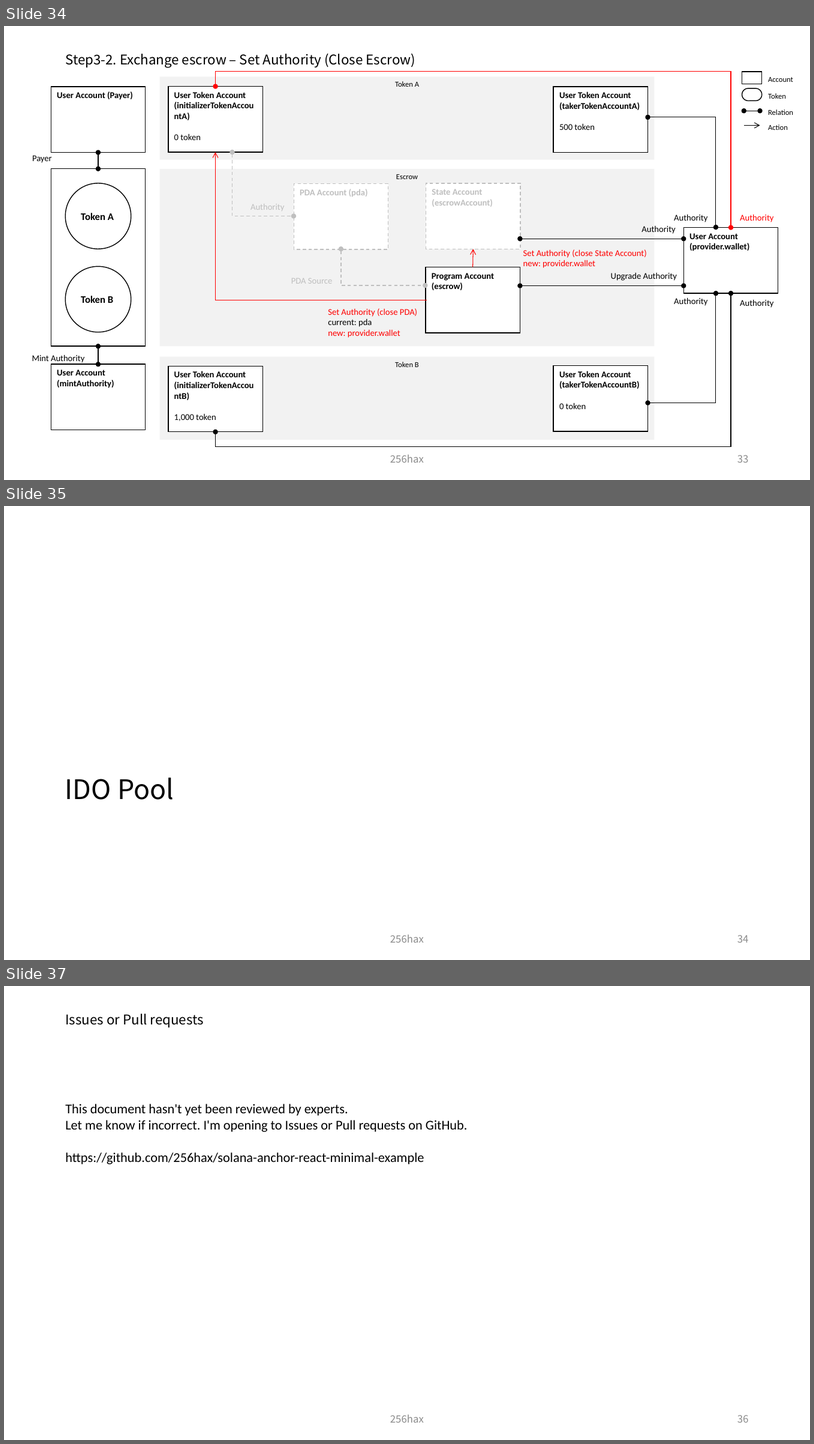
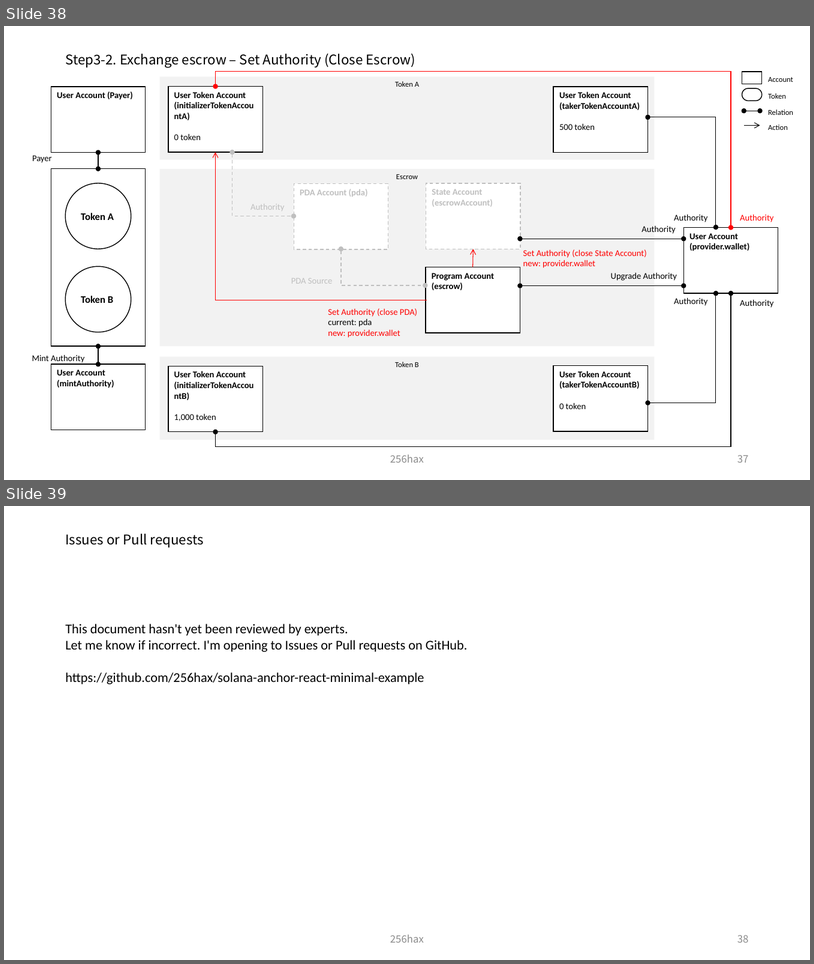
Before and after one commit to SmartGru25/Solana-React-Minimal, a slide deck: docs/Solana_Blockchain_Outline_Figure.pptx. Shown one above the other, each under a label of ours: slides 34, 35 and 37 before the commit, slides 38 and 39 after it; the slides between them are not shown. The pictures are 814x1444 and 814x964 pixels, drawn with LibreOffice and Linux fonts; fonts in the diff are those of the drawing. Boxes give left, top, right and bottom in pixels: in the first picture for what was removed or moved away, otherwise in the second. Text is boxed around its words. In the diff, an @@ line names an element or a change of style, - is before the commit and + after.

```diff
--- a/docs/Solana_Blockchain_Outline_Figure.pptx
+++ b/docs/Solana_Blockchain_Outline_Figure.pptx
@@ slide 35 removed at [4,506,810,960], background #FFFFFF @@
@@ title removed at [65,777,174,799] @@
-IDO Pool
@@ text removed at [390,934,424,942] @@
-256hax
@@ page number removed at [738,934,749,942] @@
-34
@@ what was slide 34 is now slide 38 @@
@@ page number at [738,454,749,462]: text changed @@
-33
+37
@@ what was slide 37 is now slide 39 @@
@@ page number at [738,934,749,942]: text changed @@
-36
+38
```
Also in this commit, not shown: 2 slides changed, 4 slides added, 1 other slide removed.
